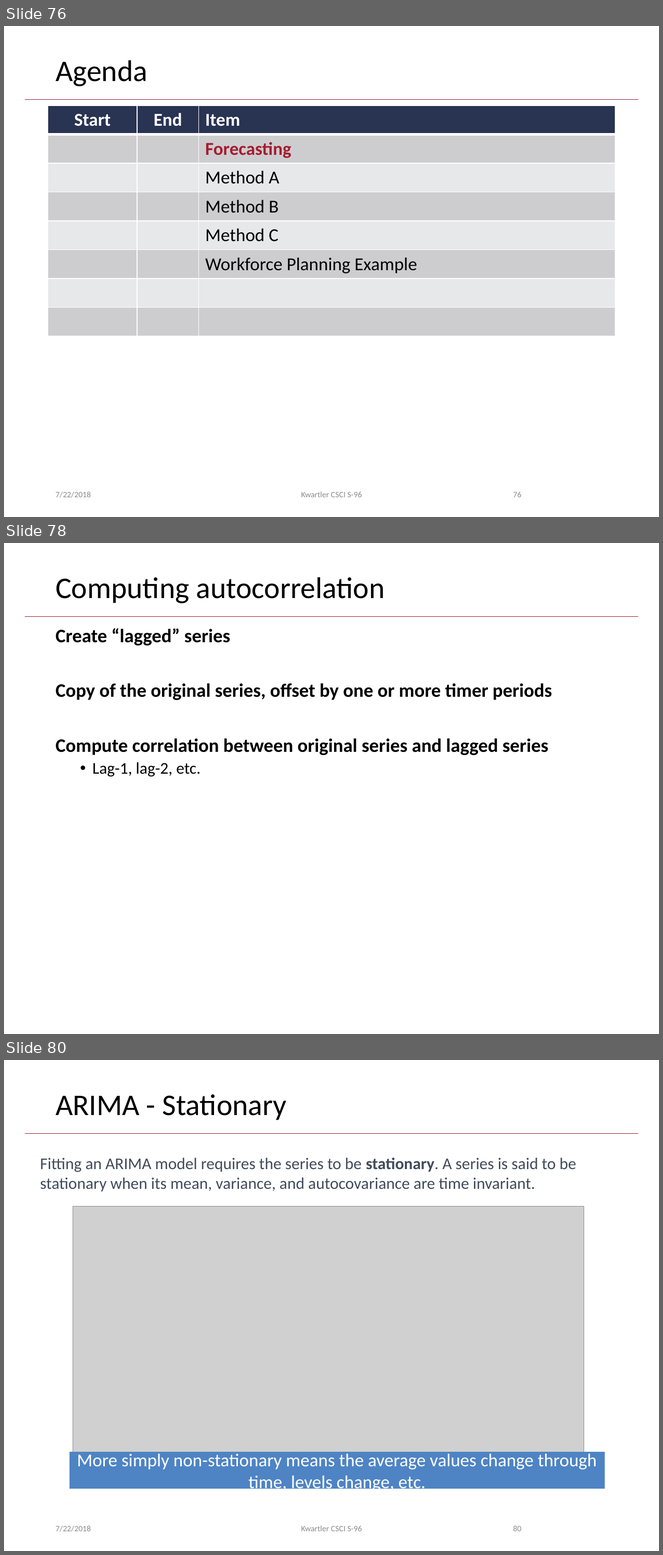
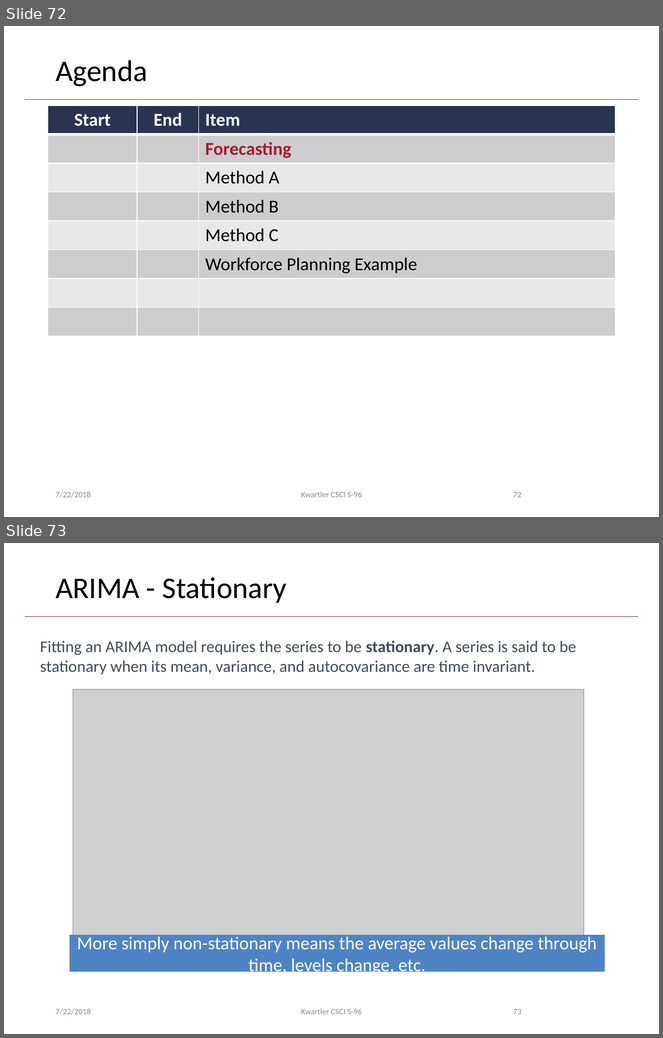
Before and after one commit to anhnguyendepocen/HarvardSummerStudent2018, a slide deck: lessons/5_July 23-Forecasting/Day5 July 23_Revised.pptx. Shown one above the other, each under a label of ours: slides 76, 78 and 80 before the commit, slides 72 and 73 after it; the slides between them are not shown. The pictures are 663x1555 and 663x1038 pixels, drawn with LibreOffice and Linux fonts; fonts in the diff are those of the drawing; grey boxes stand for pictures; background and template pictures are left out. Boxes give left, top, right and bottom in pixels: in the first picture for what was removed or moved away, otherwise in the second. Text is boxed around its words. In the diff, an @@ line names an element or a change of style, - is before the commit and + after.

```diff
--- a/lessons/5_July 23-Forecasting/Day5 July 23_Revised.pptx
+++ b/lessons/5_July 23-Forecasting/Day5 July 23_Revised.pptx
@@ slide 78 removed at (x1=4, y1=543, x2=659, y2=1034), background #FFFFFF; not listed: 1 template element that a slide beside it also shows @@
@@ title removed at (x1=55, y1=577, x2=385, y2=603) @@
-Computing autocorrelation
@@ text removed at (x1=55, y1=628, x2=552, y2=777) @@
-Create “lagged” series
-Copy of the original series, offset by one or more timer periods
-Compute correlation between original series and lagged series
-  • Lag-1, lag-2, etc.
@@ what was slide 76 is now slide 72 @@
@@ page number at (x1=513, y1=492, x2=521, y2=498): text changed @@
-76
+72
@@ what was slide 80 is now slide 73 @@
@@ page number at (x1=513, y1=1009, x2=521, y2=1015): text changed @@
-80
+73
```
Also in this commit, not shown: 5 slides changed, 1 slide added, 6 other slides removed.
